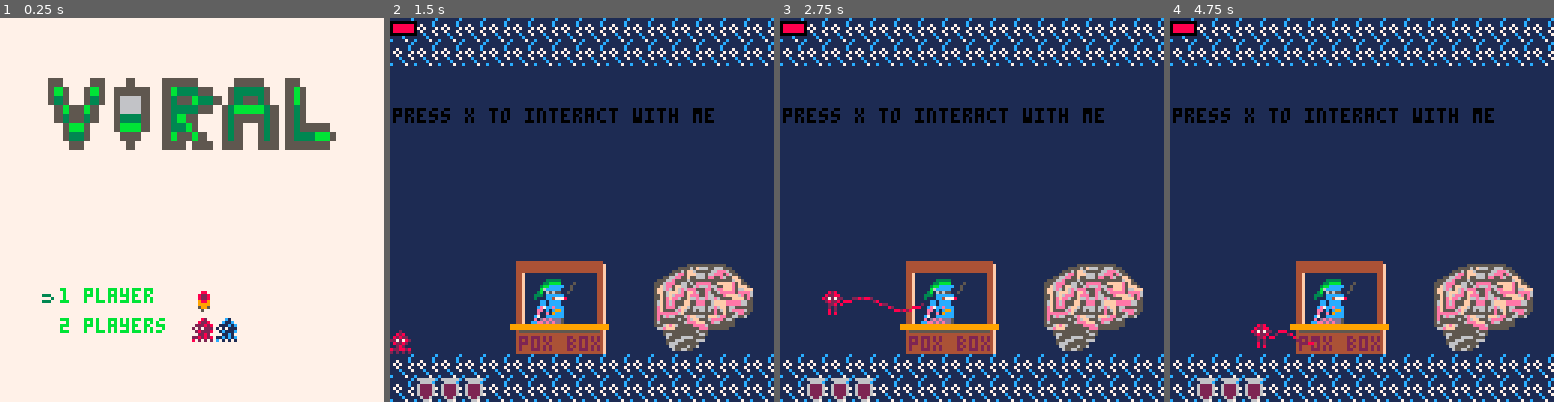
Above: before the commit, frames 1-4 (left to right).
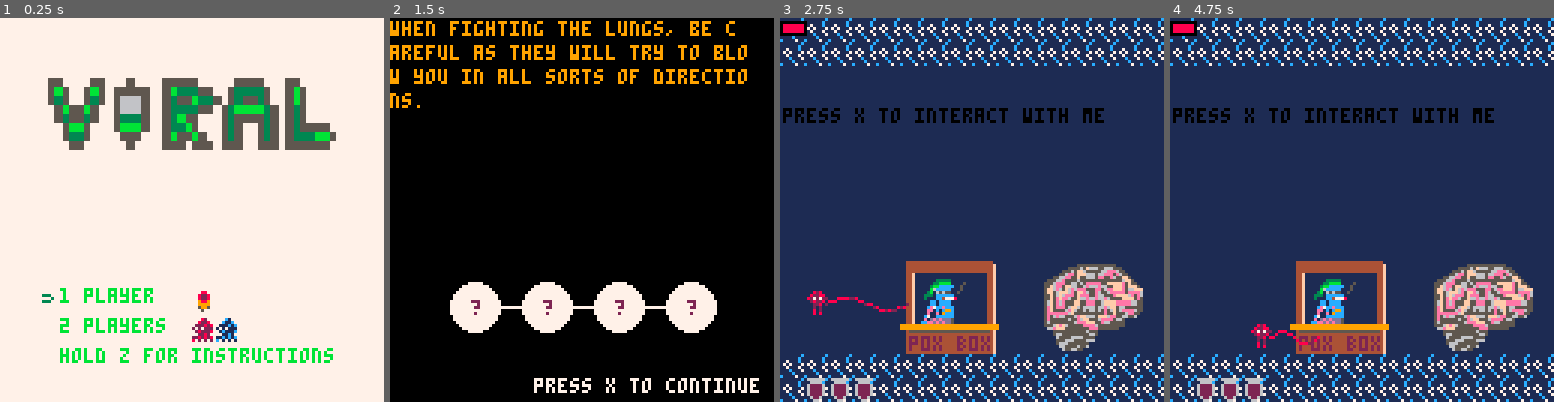
Above: after the commit, the same moments.

Repository: Von-dy/Game_Design_Final_Project
Game: PICO-8 cartridge boxes.p8
The game is run twice, just before and just after one commit, with the same random seed, the same clock (stepped at 60 frames per second) and the same inputs.
Inputs:
- Up to frame 1 (0.25 s): no input
- Up to frame 2 (1.5 s): tap X (X key) at 0.33, 1.07 s; tap O (Z key) at 0.7 s
- Up to frame 3 (2.75 s): hold Right 1.6-2.1 s; tap O (Z key) at 1.7, 2.1, 2.5 s; tap X (X key) at 1.85 s; hold Up 2.15-2.42 s; hold Right from 2.47 s (still down)
- Up to frame 4 (4.75 s): tap O (Z key) every 0.4 s from 2.9 to 4.5 s; tap X (X key) at 2.97, 4.08 s; release Right at 3.03 s; hold Left 3.08-3.58 s; hold Down 3.63-3.97 s; hold Right 4.02-4.68 s; hold Up from 4.73 s (still down)

The runs differ from the first frame. In frame 1, 1.1% of the frame differs, in the area x 15-87%, y 85-90%; in frame 2, 99%, in the area x 0-100%, y 0-100%; in frame 3, 0.6%; in frame 4, less than 0.1%.

Commit message:
re-adding instructions page

Diff:
--- a/boxes.p8
+++ b/boxes.p8
@@ -673,14 +673,19 @@
   end
  end
  if game.menu==0 then
-  if btnp(4) or btnp(5) then
+  if btnp(5) then
    add(players,init_player(0))
    if game.menuchoice>0 then add(players,init_player(1)) end
    players[1].menuselect=0
    game.menu=2
   end
+  instructions = false
+  if btn(4) then --hold it
+    instructions = true
+    --draw instructions window
+  end
  elseif game.menu==2 then
-  if btnp(4) or btnp(5) then
+  if  btnp(5) then
    if game.menuchoice==0 then game.difficulty=0 else game.difficulty=1 end
    game.ready_count=0
    game.state=2
@@ -1461,6 +1466,7 @@
  elseif game.state==4 then
   draw_menu()
  end
+ draw_instructions()
 end
 
 function draw_smoke(ss)
@@ -1503,6 +1509,7 @@
   sspr(56,0,40,8,16,20,96,24)
   print("1 player",20,90,11)
   print("2 players",20,100)
+  print("hold z for instructions",20,110)
   if game.menuchoice==0 then sely=89 spr(17, 64, 90) spr(1, 64, 100) spr(33, 72, 100) else sely=99 spr(1, 64, 90) spr(17, 64, 100) spr(49, 72, 100) end
   spr(41,12,sely)
 
@@ -1523,6 +1530,24 @@
   print("viral",40,60)
   if game.menuchoice==0 then sely=48 else sely=58 end
   spr(41,30,sely)
+ end
+end
+
+function draw_instructions()
+ if instructions == true then
+   rect(4,4,123,123,11)
+   rectfill(10,10,118,118,7)
+   print("ability/interect/select: x",10,10,11)
+   print("attack/purchase:         z",10,20,11)
+   print("movement:       arrow keys",10,30,11)
+   print("scarlet-fever (player 1)",10,40,8)
+   print("ability: diffusion",10,50,8)
+   print("description",10,60,8)
+   print("description cont.",10,70,8)
+   print("commander cold (player 2)",10,80,12)
+   print("ability: chills",10,90,12)
+   print("description",10,100,12)
+   print("description cont.",10,110,12)
  end
 end
 
